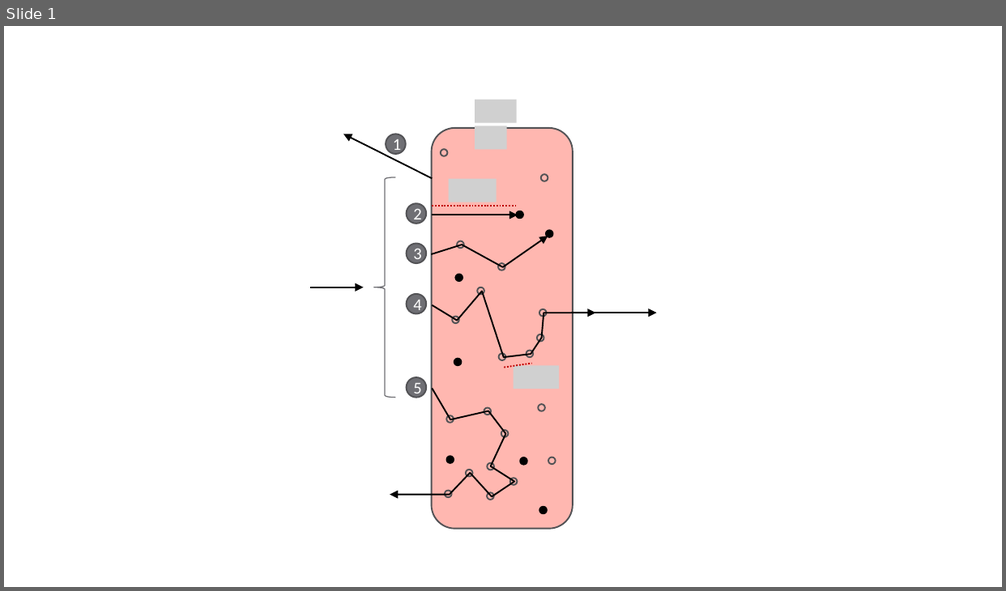
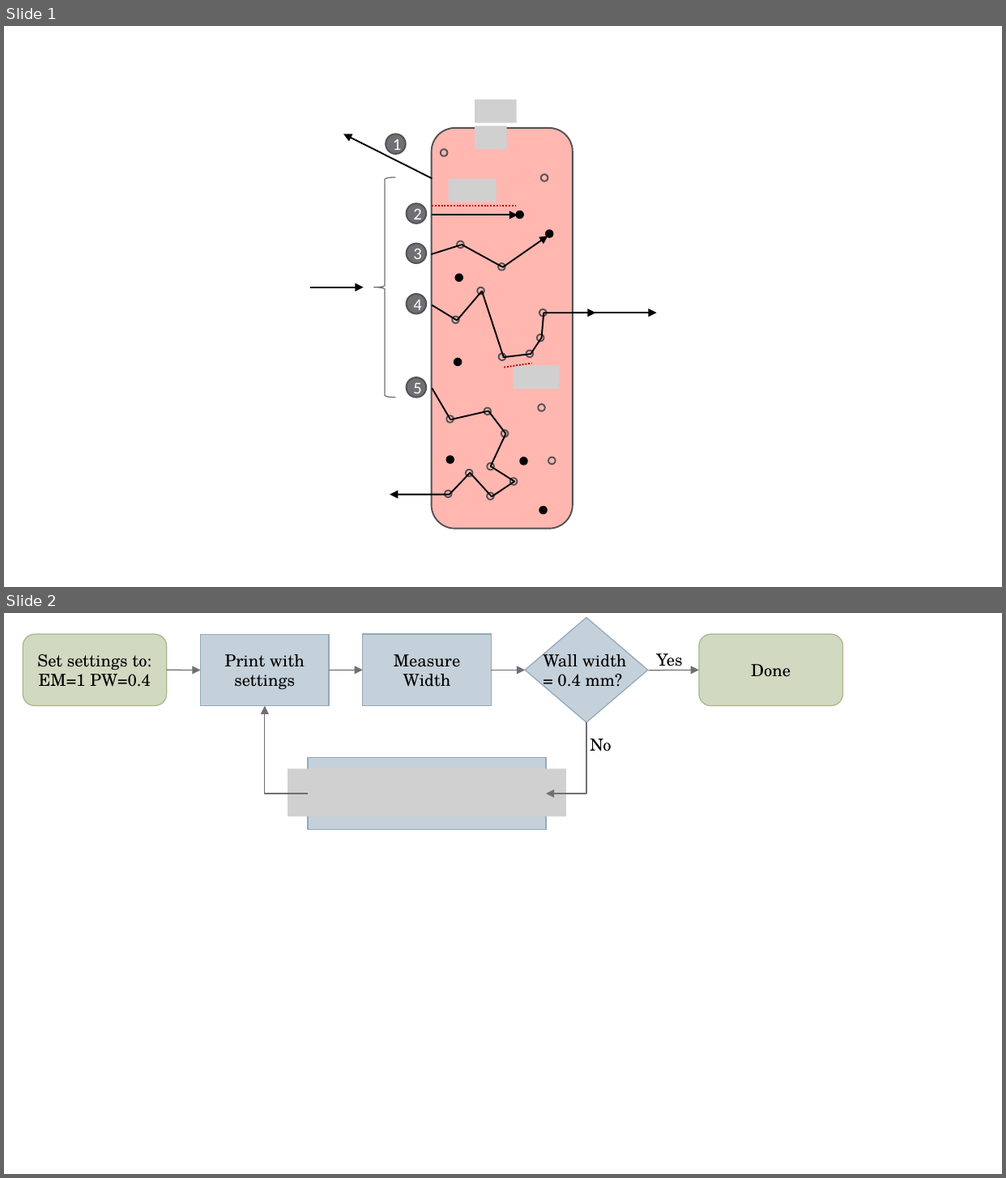
Before and after one commit to morrisvanegas/manuscript_dissertation_draft, a slide deck: fig/images.pptx. Shown one above the other, each under a label of ours: slide 1 before the commit, slides 1 and 2 after it. The pictures are 1006x591 and 1006x1178 pixels, drawn with LibreOffice and Linux fonts; fonts in the diff are those of the drawing; grey boxes stand for pictures. Boxes give left, top, right and bottom in pixels: in the first picture for what was removed or moved away, otherwise in the second. Text is boxed around its words. In the diff, an @@ line names an element or a change of style, - is before the commit and + after.

```diff
--- a/fig/images.pptx
+++ b/fig/images.pptx
@@ slide 2 added at <box>4,613,1002,1174</box>, background #FFFFFF @@
@@ rounded rectangle added at <box>23,634,167,706</box>, fill #D1DAC2, outline #A7B789 0.75 pt, 12 pt, text #000000 @@
+Set settings to: EM=1 PW=0.4
@@ rectangle added at <box>201,634,330,706</box>, fill #C5D1DA, outline #92A9B9 0.75 pt, 12 pt, text #000000 @@
+Print with settings
@@ rectangle added at <box>362,634,491,706</box>, fill #C5D1DA, outline #92A9B9 0.75 pt, 12 pt, text #000000 @@
+Measure Width
@@ diamond added at <box>525,618,648,723</box>, fill #C5D1DA, outline #92A9B9 0.75 pt @@
@@ rounded rectangle added at <box>698,634,842,706</box>, fill #D1DAC2, outline #A7B789 0.75 pt, 12 pt, text #000000 @@
+Done
@@ text added at <box>543,650,627,692</box>, 12 pt, text #000000 @@
+Wall width = 0.4 mm?
@@ text added at <box>656,653,682,671</box>, 12 pt, text #000000 @@
+Yes
@@ arrow added from (167, 670) to (201, 670), #6F6F74 0.75 pt @@
@@ arrow added from (330, 670) to (362, 670), #6F6F74 0.75 pt @@
@@ arrow added from (491, 670) to (525, 670), #6F6F74 0.75 pt @@
@@ arrow added from (649, 670) to (698, 670), #6F6F74 0.75 pt @@
@@ elbow arrow added from (308, 794) to (265, 706), #6F6F74 0.75 pt @@
@@ elbow arrow added from (586, 723) to (546, 794), #6F6F74 0.75 pt @@
@@ rectangle added at <box>308,758,546,829</box>, fill #C5D1DA, outline #92A9B9 0.75 pt @@
@@ text added at <box>590,739,611,752</box>, 12 pt, text #000000 @@
+No
@@ picture added at <box>288,769,566,816</box> @@
```
